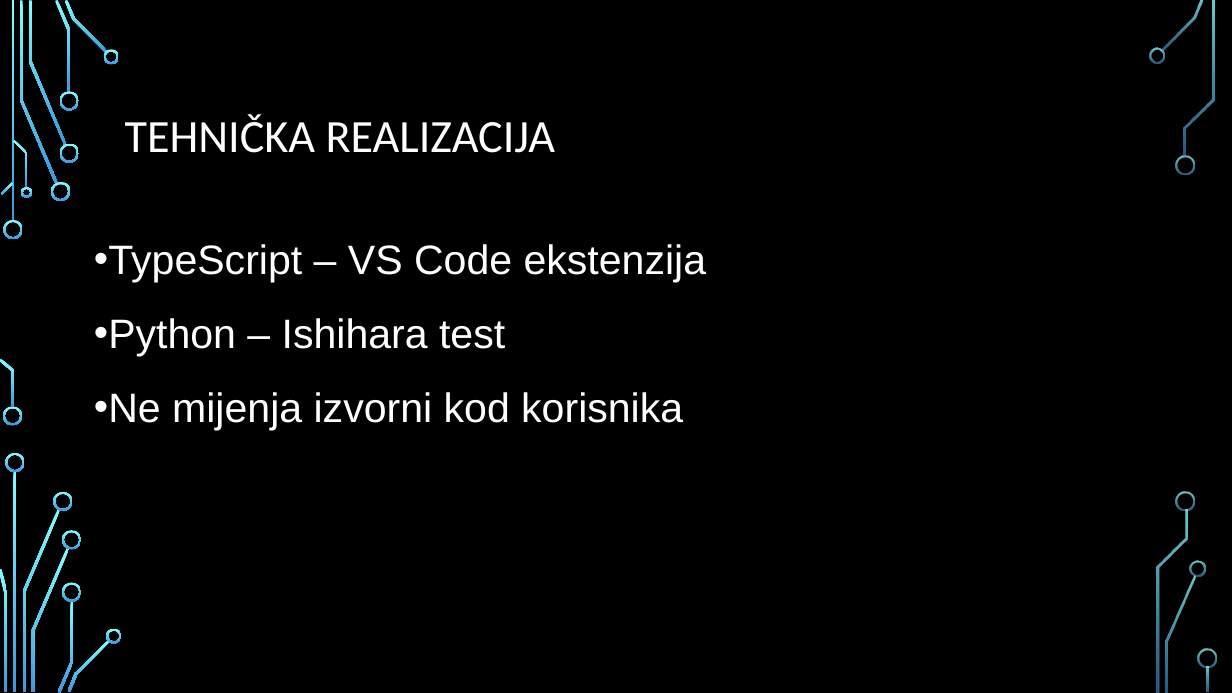
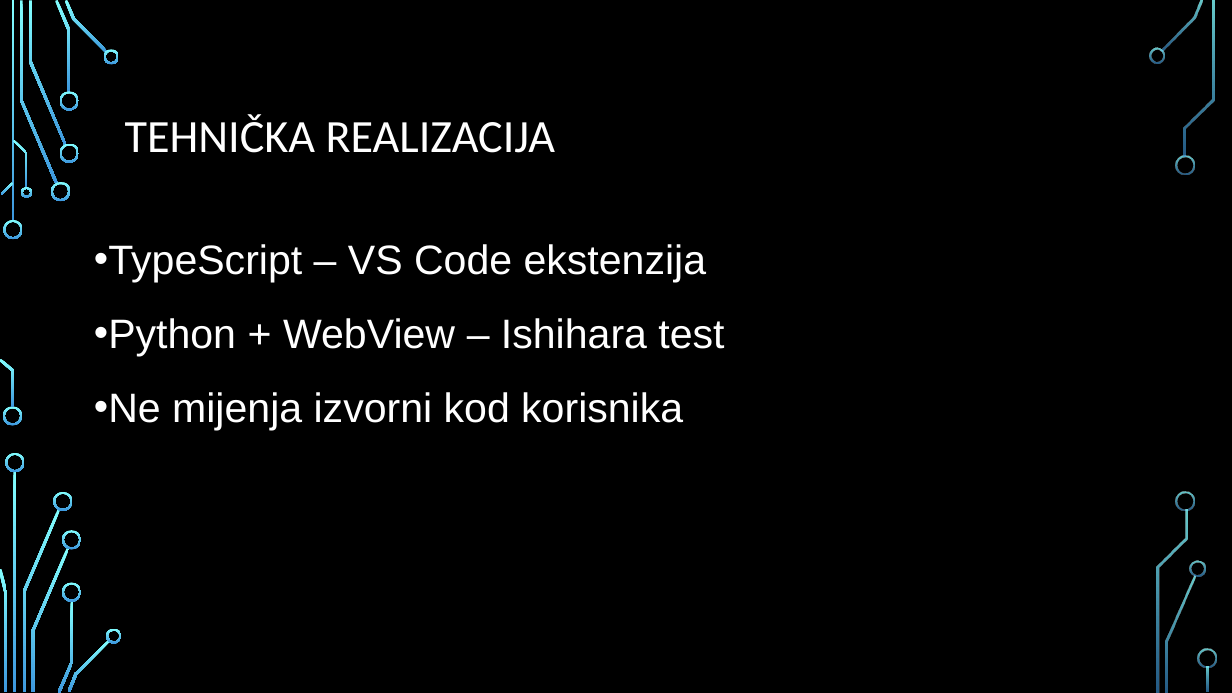
Before and after one commit to Jsjjjs6066/VSC-a11y, a slide deck: slide 13 of VSCA11Y_Prezentacija.pptx (slide 12 before the commit). Drawn at 1232x693 pixels with LibreOffice and Linux fonts; fonts in the diff are those of the drawing; background and template pictures are left out. Boxes give left, top, right and bottom in pixels: in the first picture for what was removed or moved away, otherwise in the second. Text is boxed around its words. In the diff, an @@ line names an element or a change of style, - is before the commit and + after.

```diff
--- a/VSCA11Y_Prezentacija.pptx
+++ b/VSCA11Y_Prezentacija.pptx
@@ text at (x1=94, y1=318, x2=724, y2=357): text changed @@
-• Python – Ishihara test
+• Python + WebView – Ishihara test
```
Also in this commit, not shown: 5 other slides changed, 1 slide added.
